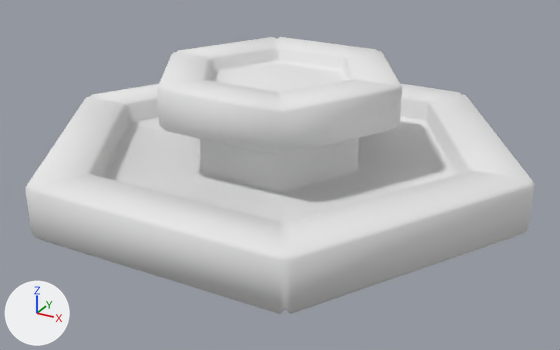
Renders of the Blender file assets/PROP/school.blend from each side of a commit.
Before and after are seen from a 50 mm lens placed at (4.19, -7.58, 3.84), pointed at (0.13, -0.2, 0.15). The axes (+X, +Y, +Z) are drawn at lower left. The lights are the same throughout.

The first picture shows 'Fountain'.
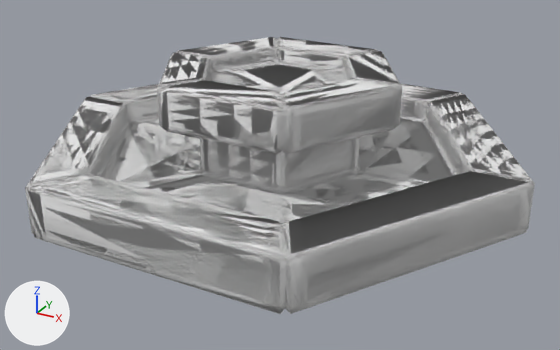
The newer file is also turned or shifted as a whole; pictures and numbers use the older file's frame.

Location of each change, [x1, y1, x2, y2] in pixels of the pictures (560 x 350 px):
part 1 of me_cylinder_001, built on
    before: [280, 228, 528, 314]
    after: [25, 37, 535, 314]

Edits to the bpy script that builds the scene:
```text
Change me_cylinder_001:
    used by ob_fountain; location = (0.0, 0.0, 0.3); rotation_euler = (0.0, 0.0, 0.524), in degrees (0, 0, 30)
    remove me_cylinder_001.from_pydata(...)  # 342 vertices, 325 faces; spans x -2.6..2.6, y -2.97..2.97, z -0.3..1.1
    add me_cylinder_001.from_pydata(...)  # 1596 vertices, 1568 faces; spans x -2.6..2.6, y -2.97..2.97, z -0.3..1.1
    me_cylinder_001 part 1: 14 vertices moved from x 0.0..2.54, y -2.97..1.47, z -0.23..0.3 to x 0.0..2.57, y -2.94..1.49, z -0.23..0.29; 3 vertices removed from x 0.0..2.54, y -2.93..1.45, z -0.26..-0.24; 1257 vertices added at x -2.6..2.6, y -2.97..2.97, z -0.3..1.1
```
